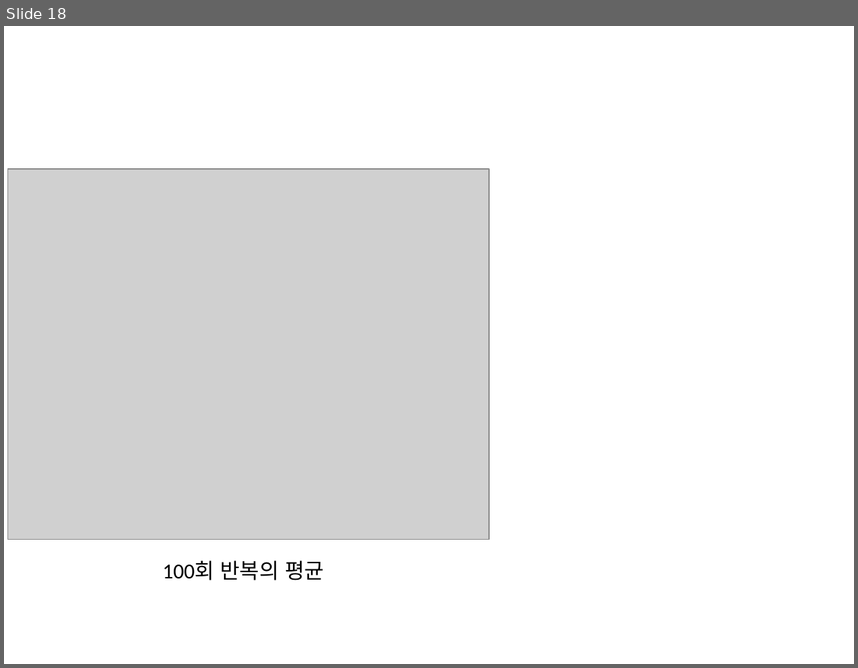
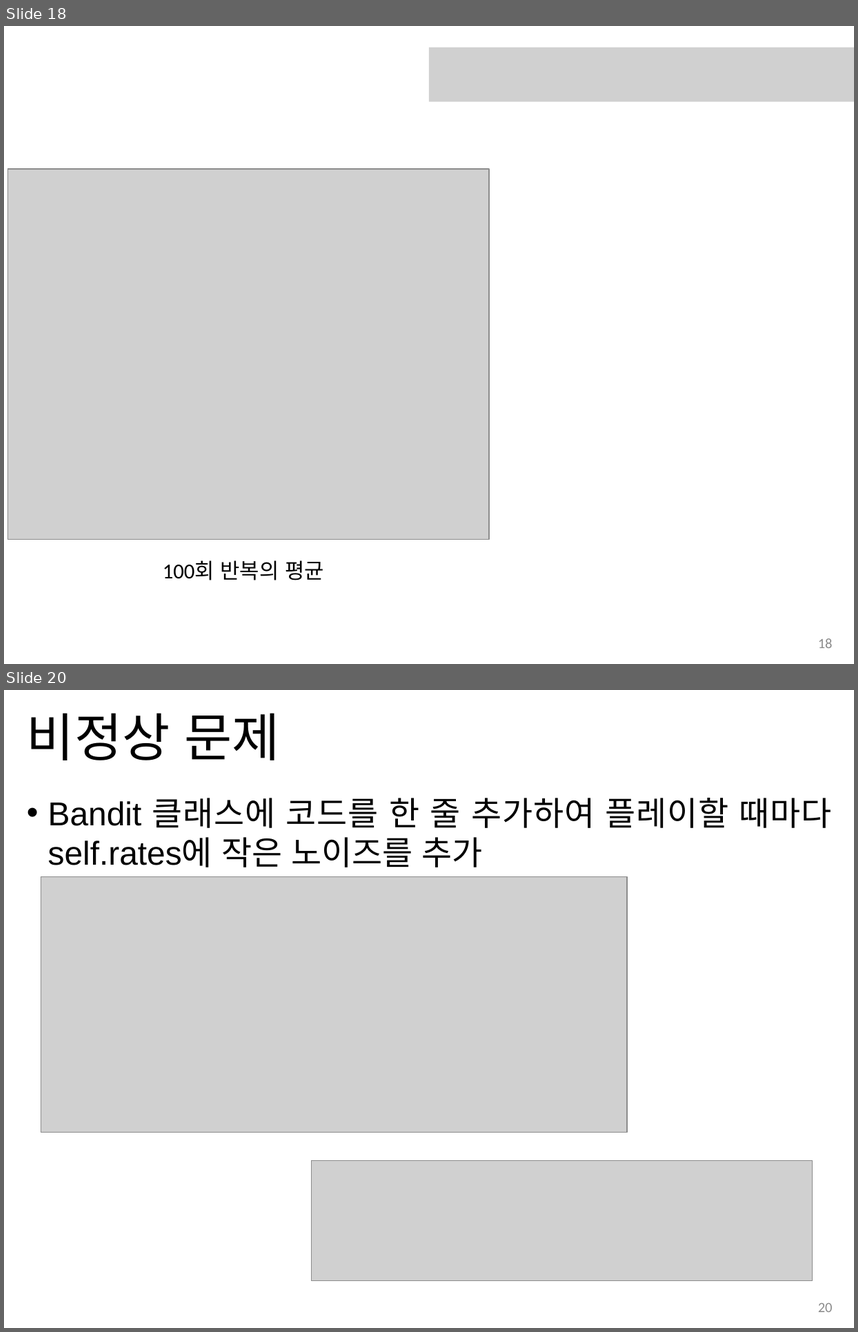
Before and after one commit to jhahncs/Class-Reinforcement-Learning, a slide deck: slides/강화학습_ch1_벤디트문제.pptx. Shown one above the other, each under a label of ours: slide 18 before the commit, slides 18 and 20 after it; the slides between them are not shown. The pictures are 858x668 and 858x1332 pixels, drawn with LibreOffice and Linux fonts; fonts in the diff are those of the drawing; grey boxes stand for pictures. Boxes give left, top, right and bottom in pixels: in the first picture for what was removed or moved away, otherwise in the second. Text is boxed around its words. In the diff, an @@ line names an element or a change of style, - is before the commit and + after.

```diff
--- a/slides/강화학습_ch1_벤디트문제.pptx
+++ b/slides/강화학습_ch1_벤디트문제.pptx
@@ slide 20 added at [4, 690, 854, 1328], background #FFFFFF @@
@@ title added at [27, 713, 281, 760], 44 pt, text #000000 @@
+비정상 문제
@@ text added at [48, 798, 832, 867], 28 pt, text #000000 @@
+• Bandit 클래스에 코드를 한 줄 추가하여 플레이할 때마다 self.rates에 작은 노이즈를 추가
@@ picture added at [41, 876, 627, 1131] @@
@@ picture added at [311, 1160, 813, 1281] @@
@@ page number added at [818, 1303, 833, 1312], 12 pt, text #8C8C8C @@
+20
@@ slide 18 changed as well @@
@@ picture added at [429, 47, 854, 102] @@
@@ page number added at [818, 638, 833, 648], 12 pt, text #8C8C8C @@
+18
```
Also in this commit, not shown: 16 other slides changed, 7 other slides added, 1 other file.
